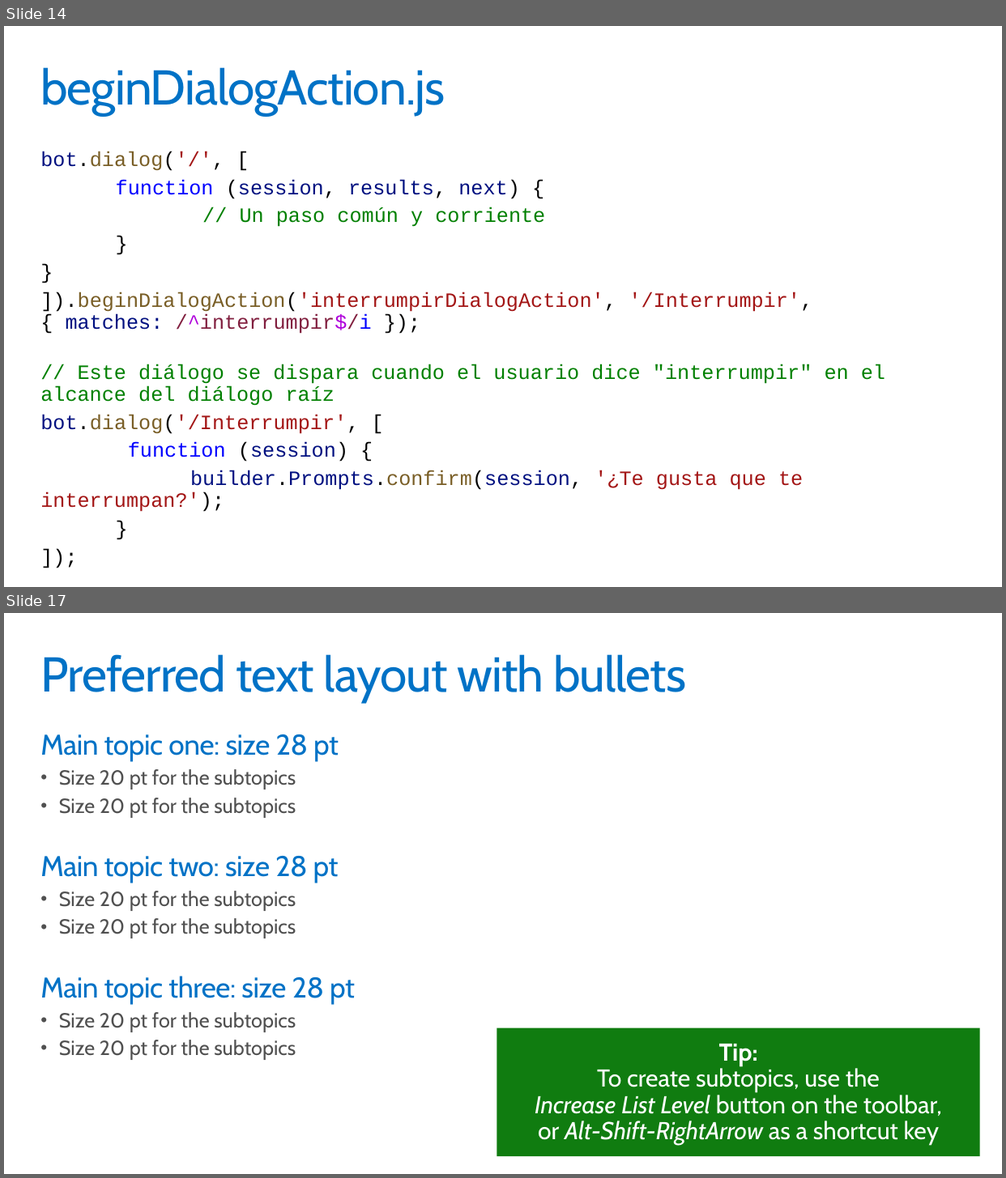
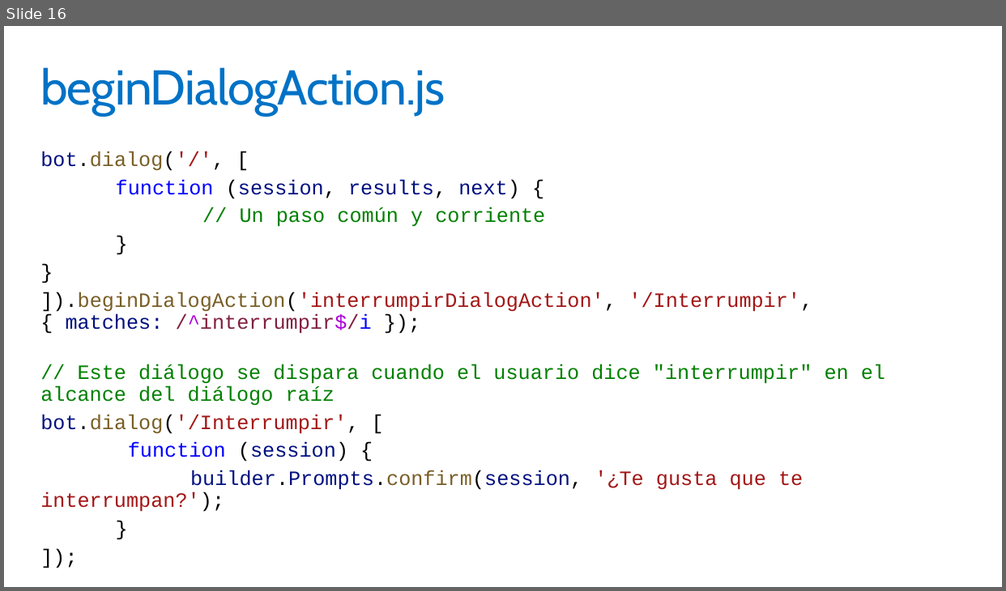
Before and after one commit to gespinosa1986/bot-framework-tutorial, a slide deck: 1. Introducción a Microsoft Bot Framework/Desarrollo avanzado de Bots con Microsoft Bot Framework y Node.js.pptx. Shown one above the other, each under a label of ours: slides 14 and 17 before the commit, slide 16 after it; the slides between them are not shown. The pictures are 1006x1178 and 1006x591 pixels, drawn with LibreOffice and Linux fonts; fonts in the diff are those of the drawing. Boxes give left, top, right and bottom in pixels: in the first picture for what was removed or moved away, otherwise in the second. Text is boxed around its words. In the diff, an @@ line names an element or a change of style, - is before the commit and + after.

```diff
--- a/1. Introducción a Microsoft Bot Framework/Desarrollo avanzado de Bots con Microsoft Bot Framework y Node.js.pptx
+++ b/1. Introducción a Microsoft Bot Framework/Desarrollo avanzado de Bots con Microsoft Bot Framework y Node.js.pptx
@@ slide 17 removed at [4,613,1002,1174], background #FFFFFF @@
@@ title removed at [40,654,686,702] @@
-Preferred text layout with bullets
@@ text removed at [40,735,355,1060] @@
-Main topic one: size 28 pt
-  • Size 20 pt for the subtopics
-  • Size 20 pt for the subtopics
-Main topic two: size 28 pt
-  • Size 20 pt for the subtopics
-  • Size 20 pt for the subtopics
-Main topic three: size 28 pt
-  • Size 20 pt for the subtopics
-  • Size 20 pt for the subtopics
@@ rectangle removed at [497,1029,980,1157] @@
-Tip:
-To create subtopics, use the
-Increase List Level button on the toolbar,
-or Alt-Shift-RightArrow as a shortcut key
@@ what was slide 14 is now slide 16 @@
```
Also in this commit, not shown: 3 slides changed, 5 slides added, 20 other slides removed, 4 other files.
